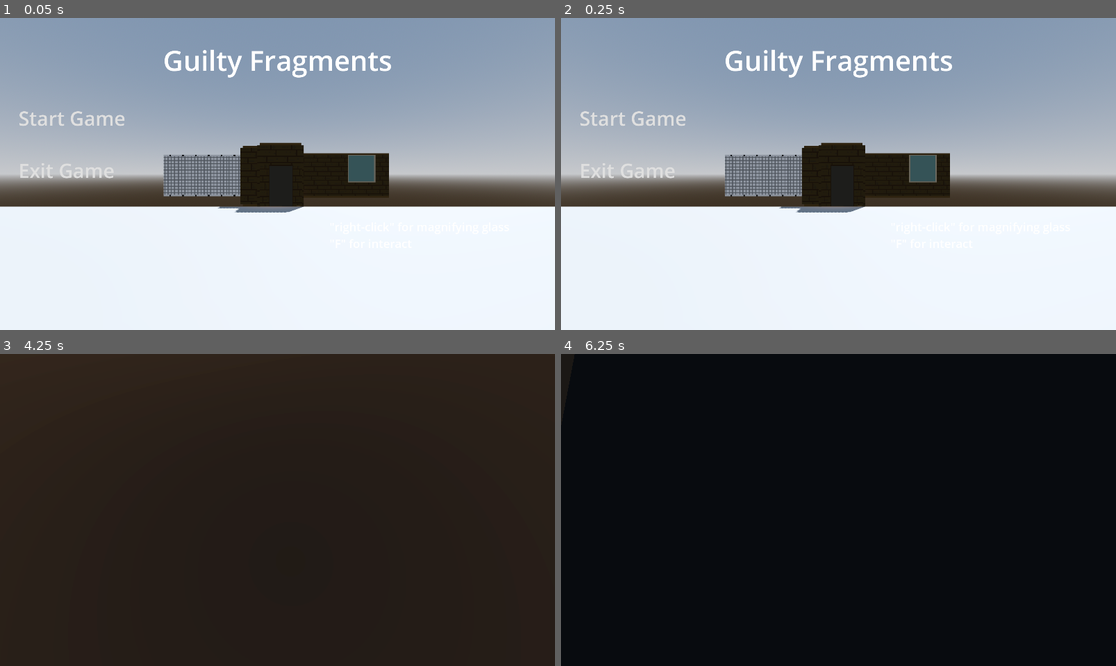
Above: before the commit, frames 1-4 (two rows, left to right).
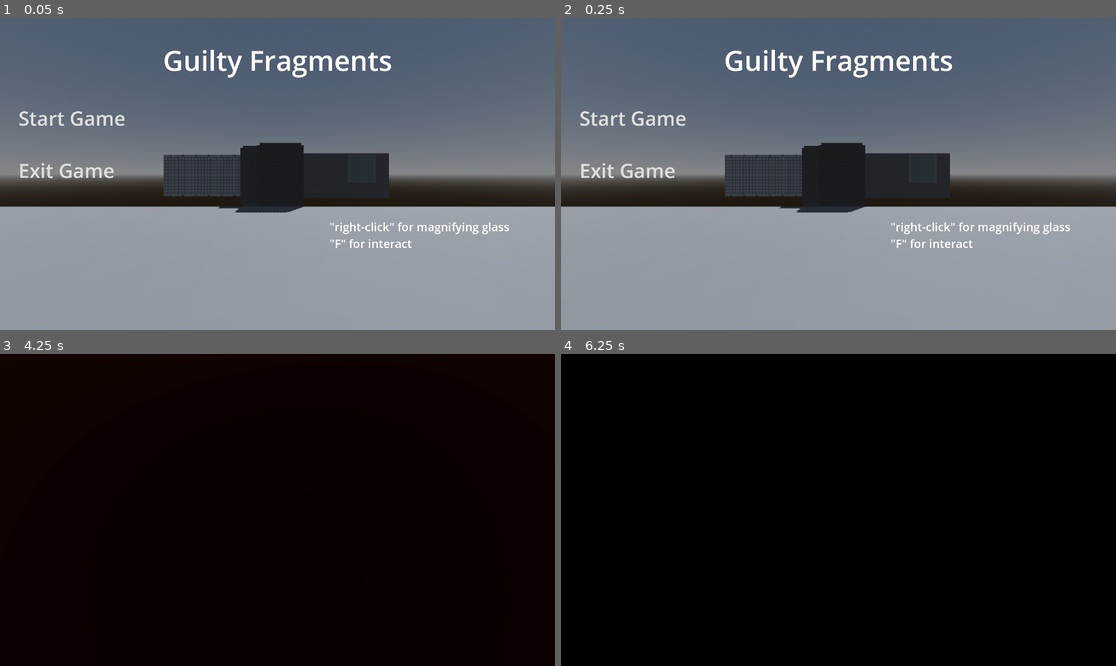
Above: after the commit, the same moments.

Repository: Redfire27/NeuroGameJam
Game: Godot game, scene res://Scenes/start_menu.tscn
Same seed, same stepped clock (60 frames per second), same inputs: the game is played once before the commit and once after it.
Inputs (mouse positions are in pixels of both pictures, inside the frame that each line leads up to):
- Up to frame 1 (0.05 s): no input
- Up to frame 2 (0.25 s): no input
- Up to frame 3 (4.25 s): click "Start Game" at 0.5 s; tap Enter at 1.25, 2.75 s; move the mouse to (399, 494) at 1.27 s; hold D (move_right) 1.28-2.03 s; right-click (399, 494) at 1.35 s; tap Space at 2, 3.5 s; move the mouse to (166, 525) at 2.02 s; hold S (move_backward) 2.03-2.78 s; tap F (interact) at 2.1 s; move the mouse to (333, 441) at 2.77 s; hold D (move_right) 2.78-3.53 s; click (333, 441) at 2.85 s; move the mouse to (271, 516) at 3.52 s; hold W (move_forward) from 3.53 s (still down); right-click (271, 516) at 3.6 s
- Up to frame 4 (6.25 s): keep holding W (move_forward); move the mouse to (877, 513) at 4.27 s; hold F (interact) 4.28-5.03 s; move the mouse to (794, 506) at 5.02 s; click (794, 506) at 5.1 s; tap Enter at 5.75 s; move the mouse to (844, 510) at 5.77 s; right-click (844, 510) at 5.85 s

The runs differ from the first frame. In frame 1, 96% of the frame differs, in the area x 0-100%, y 0-100%; in frame 2, 96%; in frame 3, 100%; in frame 4, 0.3%.

Commit message:
Post game jam polish
Added sounds
Fixed lighting

Diff:
--- /dev/null
+++ b/Scenes/Footsteps.gd
@@ -0,0 +1,9 @@
+extends AudioStreamPlayer
+
+func _ready() -> void:
+	play()  # Start playback
+	set_process(true)  # Enable process to check playback state
+
+func _process(_delta: float) -> void:
+	if not is_playing():
+		play()  # Restart playback when the audio finishes
--- a/Scenes/Level.tscn
+++ b/Scenes/Level.tscn
@@ -1,8 +1,10 @@
-[gd_scene load_steps=39 format=3 uid="uid://dk4q078mm71r4"]
+[gd_scene load_steps=43 format=3 uid="uid://dk4q078mm71r4"]
 
 [ext_resource type="PackedScene" uid="uid://dn52mxcun7uhb" path="res://Scenes/player.tscn" id="1_jcsdg"]
 [ext_resource type="AudioStream" uid="uid://b2uljwkkvotvv" path="res://Music/Ambience.wav" id="2_ftlfw"]
+[ext_resource type="AudioStream" uid="uid://cxnydau2ia8j3" path="res://Music/Footsteps.wav" id="2_ojky2"]
 [ext_resource type="Script" path="res://Scripts/audiostreamplayer3d.gd" id="3_gagv6"]
+[ext_resource type="Script" path="res://Scenes/Footsteps.gd" id="3_vrrql"]
 [ext_resource type="PackedScene" uid="uid://dw77j61rktp44" path="res://Scenes/blinds.tscn" id="3_wpm86"]
 [ext_resource type="PackedScene" uid="uid://v2hcq3ca47ev" path="res://Scenes/Remnant.tscn" id="5_bf5lq"]
 [ext_resource type="PackedScene" uid="uid://c43ksc84ia0vv" path="res://Scenes/door.tscn" id="5_bsd0c"]
@@ -14,14 +16,16 @@
 [ext_resource type="PackedScene" uid="uid://dsqc8kxvq3uy" path="res://Assets/Pistol.gltf" id="10_iso53"]
 [ext_resource type="Script" path="res://Scripts/pistol.gd" id="11_r8ht2"]
 [ext_resource type="PackedScene" uid="uid://duyauwwittyo2" path="res://Assets/Pedestal.gltf" id="12_mri4e"]
-[ext_resource type="PackedScene" path="res://Scenes/Evil.tscn" id="13_sxrmx"]
+[ext_resource type="PackedScene" uid="uid://cxij0574rmfue" path="res://Scenes/Evil.tscn" id="13_sxrmx"]
 [ext_resource type="PackedScene" uid="uid://c0jiysf2nvq16" path="res://Scenes/Neuro.tscn" id="14_52rx2"]
 [ext_resource type="Script" path="res://Scripts/evil_blame.gd" id="14_k33ic"]
 [ext_resource type="PackedScene" uid="uid://dr1mikei7v60r" path="res://Scenes/Pistol.tscn" id="15_g0v0w"]
 [ext_resource type="Script" path="res://Scripts/neuro_sama_blame.gd" id="15_n1c4j"]
-[ext_resource type="PackedScene" path="res://Scenes/bat_true.tscn" id="16_2bx5g"]
+[ext_resource type="PackedScene" uid="uid://dtuefw1ydq1d6" path="res://Scenes/bat_true.tscn" id="16_2bx5g"]
 [ext_resource type="PackedScene" uid="uid://not23y0r5l8w" path="res://Scenes/Knife.tscn" id="17_db1bj"]
 [ext_resource type="PackedScene" uid="uid://t4pyo5nphyl2" path="res://Scenes/Bat.tscn" id="18_dof6e"]
+[ext_resource type="AudioStream" uid="uid://ctyvxeydfu13r" path="res://Music/Rising Tensions.wav" id="23_u00qh"]
+[ext_resource type="Script" path="res://Scenes/Music.gd" id="24_fccvg"]
 
 [sub_resource type="Animation" id="Animation_s0mxj"]
 resource_name = "Fog"
@@ -407,12 +411,34 @@
 background_mode = 2
 sky = SubResource("Sky_yhtxd")
 tonemap_mode = 2
+tonemap_exposure = 0.42
+tonemap_white = 1.48
+ssao_enabled = true
+ssil_enabled = true
+ssil_radius = 1.18
+ssil_intensity = 3.39
+ssil_sharpness = 1.0
+ssil_normal_rejection = 0.88
 sdfgi_enabled = true
+sdfgi_use_occlusion = true
 sdfgi_read_sky_light = false
 glow_enabled = true
+glow_levels/1 = 1.0
+glow_levels/2 = 1.0
+glow_levels/4 = 1.0
+glow_levels/6 = 1.0
+glow_levels/7 = 1.0
 glow_normalized = true
 glow_blend_mode = 0
+fog_enabled = true
 volumetric_fog_enabled = true
+volumetric_fog_albedo = Color(0.658875, 0.392503, 0.262985, 1)
+volumetric_fog_emission = Color(0.127405, 0.0774263, 0.0147325, 1)
+volumetric_fog_emission_energy = 0.0
+volumetric_fog_gi_inject = 1.23
+volumetric_fog_length = 48.72
+volumetric_fog_detail_spread = 1.93187
+volumetric_fog_ambient_inject = 1.09
 
 [sub_resource type="PlaneMesh" id="PlaneMesh_iauqo"]
 size = Vector2(30, 20)
@@ -523,10 +549,12 @@
 [node name="Player" parent="." instance=ExtResource("1_jcsdg")]
 transform = Transform3D(1, 0, 0, 0, 1, 0, 0, 0, 1, 0.499537, 1.89374, -11.0828)
 
-[node name="AudioStreamPlayer3D" type="AudioStreamPlayer3D" parent="Player"]
-stream = ExtResource("2_ftlfw")
-autoplay = true
-script = ExtResource("3_gagv6")
+[node name="AudioStreamPlayer" type="AudioStreamPlayer" parent="Player"]
+stream = ExtResource("2_ojky2")
+volume_db = -21.549
+mix_target = 2
+bus = &"Ambience"
+script = ExtResource("3_vrrql")
 
 [node name="Blinds" parent="." instance=ExtResource("3_wpm86")]
 transform = Transform3D(-0.999971, 0, -0.00764449, 0, 1, 0, 0.00764449, 0, -0.999971, -0.454709, -0.00827742, -12.3887)
@@ -609,6 +637,9 @@
 
 [node name="Interactable" parent="House/Node/Bath" index="1" instance=ExtResource("7_jyyqa")]
 
+[node name="sphere" parent="House/Node/Light" index="0"]
+cast_shadow = 0
+
 [node name="bath_text" type="Label3D" parent="."]
 transform = Transform3D(0.366501, 0, 0.930418, 0, 1, 0, -0.930418, 0, 0.366501, -7.54279, 1.56014, -18.1319)
 visible = false
@@ -786,34 +817,87 @@
 font_size = 53
 
 [node name="SpotLight3D" type="SpotLight3D" parent="."]
-transform = Transform3D(0.419278, 0.906336, -0.0525447, 0, 0.0578777, 0.998324, 0.907858, -0.418575, 0.0242668, 2.18604, 2.55592, -18.0259)
-light_color = Color(1, 0.773148, 0.532934, 1)
+transform = Transform3D(0.363839, 0.85913, 0.359885, -0.3208, -0.247151, 0.914332, 0.874476, -0.448121, 0.185686, 2.1918, 2.89929, -18.0691)
+light_color = Color(0.999999, 0.616914, 0.460134, 1)
+light_energy = 4.485
+light_size = 1.0
+spot_range = 5.4564
+spot_angle = 45.8398
+
+[node name="SpotLight3D3" type="SpotLight3D" parent="."]
+transform = Transform3D(0.419278, 0.906336, -0.0525447, 0, 0.0578777, 0.998324, 0.907858, -0.418575, 0.0242668, -4.53197, 2.47124, -17.8299)
+light_color = Color(0.811118, 0.824891, 0.828884, 1)
 light_energy = 3.424
 spot_angle = 60.4114
 
-[node name="SpotLight3D3" type="SpotLight3D" parent="."]
-transform = Transform3D(0.419278, 0.906336, -0.0525447, 0, 0.0578777, 0.998324, 0.907858, -0.418575, 0.0242668, -4.53197, 2.47124, -17.8299)
-light_color = Color(1, 0.773148, 0.532934, 1)
+[node name="SpotLight3D4" type="SpotLight3D" parent="."]
+transform = Transform3D(0.419278, 0.906336, -0.0525447, 0, 0.0578777, 0.998324, 0.907858, -0.418575, 0.0242668, 0.0976608, 2.88973, -12.3825)
+light_color = Color(0.887833, 0.550061, 9.81867e-06, 1)
 light_energy = 3.424
+light_volumetric_fog_energy = 1.97
+spot_range = 4.22442
 spot_angle = 60.4114
 
-[node name="SpotLight3D4" type="SpotLight3D" parent="."]
-transform = Transform3D(0.419278, 0.906336, -0.0525447, 0, 0.0578777, 0.998324, 0.907858, -0.418575, 0.0242668, 0.0976608, 2.58249, -12.3825)
-light_color = Color(1, 0.773148, 0.532934, 1)
-light_energy = 3.424
-spot_angle = 60.4114
-
 [node name="SpotLight3D5" type="SpotLight3D" parent="."]
-transform = Transform3D(0.419278, 0.906336, -0.0525447, 0, 0.0578777, 0.998324, 0.907858, -0.418575, 0.0242668, 3.3996, 2.51298, -26.0774)
-light_color = Color(1, 0.773148, 0.532934, 1)
-light_energy = 3.424
-spot_angle = 60.4114
+transform = Transform3D(0.438529, 0.891631, -0.112632, 0.11392, 0.0691656, 0.991079, 0.891468, -0.447448, -0.0712435, 3.41046, 2.40214, -26.0447)
+light_color = Color(0.796078, 0.482353, 0.133333, 1)
+light_energy = 4.0
+light_indirect_energy = 4.071
+light_volumetric_fog_energy = 1.162
+shadow_enabled = true
+shadow_blur = 1.202
+spot_range = 5.10177
+spot_attenuation = 1.41
+spot_angle = 73.2982
 
 [node name="SpotLight3D2" type="SpotLight3D" parent="."]
-transform = Transform3D(0.419278, 0.906336, -0.0525447, 0, 0.0578777, 0.998324, 0.907858, -0.418575, 0.0242668, 7.46579, 2.53933, -18.1222)
-light_color = Color(1, 0.773148, 0.532934, 1)
-light_energy = 3.424
-spot_angle = 60.4114
+transform = Transform3D(0.419278, 0.906336, -0.0525447, -0.169898, 0.135188, 0.976145, 0.891819, -0.400349, 0.210666, 7.49684, 2.91782, -18.03)
+light_color = Color(0.870588, 0.572549, 0.305882, 1)
+light_energy = 4.0
+light_size = 1.0
+light_specular = 0.0
+spot_range = 4.06824
+spot_angle = 38.2605
+
+[node name="SpotLight3D7" type="SpotLight3D" parent="."]
+transform = Transform3D(0.865054, 0.206249, 0.457322, -0.314309, -0.487686, 0.814477, 0.391015, -0.848307, -0.357048, 7.11256, 3.802, -15.3417)
+light_color = Color(0.335493, 0.355467, 0.278603, 1)
+light_energy = 0.8
+distance_fade_enabled = true
+distance_fade_begin = 0.0
+spot_range = 4.26158
+spot_attenuation = -3.95
+spot_angle = 31.4664
+
+[node name="SpotLight3D6" type="SpotLight3D" parent="."]
+transform = Transform3D(-0.656176, 0.561027, 0.50466, 0.159054, -0.55092, 0.819261, 0.737655, 0.617847, 0.272267, 4.67605, 1.82726, -15.8054)
+light_color = Color(0.923516, 0.249143, 0.339758, 1)
+light_energy = 4.048
+light_indirect_energy = 1.152
+shadow_enabled = true
+shadow_opacity = 0.85
+spot_range = 1.77122
+spot_attenuation = 1.83
+spot_angle = 47.6005
+
+[node name="AudioStreamPlayer" type="AudioStreamPlayer" parent="."]
+stream = ExtResource("23_u00qh")
+volume_db = -4.685
+autoplay = true
+bus = &"Music"
+script = ExtResource("24_fccvg")
+
+[node name="AudioStreamPlayer3D" type="AudioStreamPlayer3D" parent="."]
+transform = Transform3D(1, 0, 0, 0, 1, 0, 0, 0, 1, 7.72247, 1.45989, -18.231)
+stream = ExtResource("2_ftlfw")
+volume_db = 80.0
+unit_size = 12.7
+max_db = 6.0
+autoplay = true
+max_distance = 12.0
+panning_strength = 0.65
+bus = &"Ambience"
+script = ExtResource("3_gagv6")
 
 [editable path="Remnant"]
 [editable path="Remnant/Remnant"]
--- /dev/null
+++ b/Scenes/Music.gd
@@ -0,0 +1,9 @@
+extends AudioStreamPlayer
+
+func _ready() -> void:
+	play()  # Start playback
+	set_process(true)  # Enable process to check playback state
+
+func _process(_delta: float) -> void:
+	if not is_playing():
+		play()  # Restart playback when the audio finishes
--- a/Scenes/player.tscn
+++ b/Scenes/player.tscn
@@ -72,6 +72,18 @@
 "transitions": PackedFloat32Array(1),
 "update": 1,
 "values": [false]
+}
+tracks/5/type = "value"
+tracks/5/imported = false
+tracks/5/enabled = true
+tracks/5/path = NodePath(".:h_offset")
+tracks/5/interp = 1
+tracks/5/loop_wrap = true
+tracks/5/keys = {
+"times": PackedFloat32Array(0),
+"transitions": PackedFloat32Array(1),
+"update": 0,
+"values": [0.0]
 }
 
 [sub_resource type="Animation" id="Animation_uyoq6"]
@@ -169,7 +181,7 @@
 [node name="PitchPivot" type="Node3D" parent="TwistPivot"]
 
 [node name="Camera3D" type="Camera3D" parent="TwistPivot/PitchPivot"]
-transform = Transform3D(1, 0, 0, 0, 1, 0, 0, 0, 1, -0.00398612, -5.96046e-08, -0.00130343)
+transform = Transform3D(1, 0, 0, 0, 1, 0, 0, 0, 1, -0.004, 0.2, -0.001)
 current = true
 
 [node name="AnimationPlayer" type="AnimationPlayer" parent="TwistPivot/PitchPivot/Camera3D"]
--- a/Scripts/Player.gd
+++ b/Scripts/Player.gd
@@ -6,6 +6,7 @@
 # Vertical mouse
 var pitch_input := 0.0
 
+@onready var audio_stream_player: AudioStreamPlayer = $AudioStreamPlayer
 @onready var twist_pivot := $TwistPivot
 @onready var pitch_pivot := $TwistPivot/PitchPivot
 @onready var animation_player: AnimationPlayer = $TwistPivot/PitchPivot/Camera3D/AnimationPlayer
@@ -28,7 +29,12 @@
 		0.0,
 		Input.get_axis("move_forward", "move_backward")
 	)
+
 	input_direction = input_direction.normalized()
+	if input_direction != Vector3.ZERO and !audio_stream_player.is_playing():
+		audio_stream_player.play()
+	elif input_direction == Vector3.ZERO and audio_stream_player.is_playing():
+		audio_stream_player.stop()
 
 	# Transform direction based on camera orientation
 	if input_direction != Vector3.ZERO:
--- a/default_bus_layout.tres
+++ b/default_bus_layout.tres
@@ -1,10 +1,30 @@
-[gd_resource type="AudioBusLayout" format=3 uid="uid://bwx73bqh0c3sq"]
+[gd_resource type="AudioBusLayout" load_steps=3 format=3 uid="uid://bwx73bqh0c3sq"]
+
+[sub_resource type="AudioEffectReverb" id="AudioEffectReverb_1rbfe"]
+resource_name = "Reverb"
+room_size = 0.5
+wet = 0.15
+
+[sub_resource type="AudioEffectDistortion" id="AudioEffectDistortion_hkpfa"]
+resource_name = "Distortion"
+mode = 2
+pre_gain = -6.49
 
 [resource]
 bus/0/volume_db = -0.328256
-bus/1/name = &"Music"
+bus/1/name = &"Ambience"
 bus/1/solo = false
 bus/1/mute = false
 bus/1/bypass_fx = false
-bus/1/volume_db = 0.0
+bus/1/volume_db = 6.02
 bus/1/send = &"Master"
+bus/1/effect/0/effect = SubResource("AudioEffectReverb_1rbfe")
+bus/1/effect/0/enabled = true
+bus/2/name = &"Music"
+bus/2/solo = false
+bus/2/mute = false
+bus/2/bypass_fx = false
+bus/2/volume_db = -4.5012
+bus/2/send = &"Master"
+bus/2/effect/0/effect = SubResource("AudioEffectDistortion_hkpfa")
+bus/2/effect/0/enabled = false
Not shown, changed: export_presets.cfg
